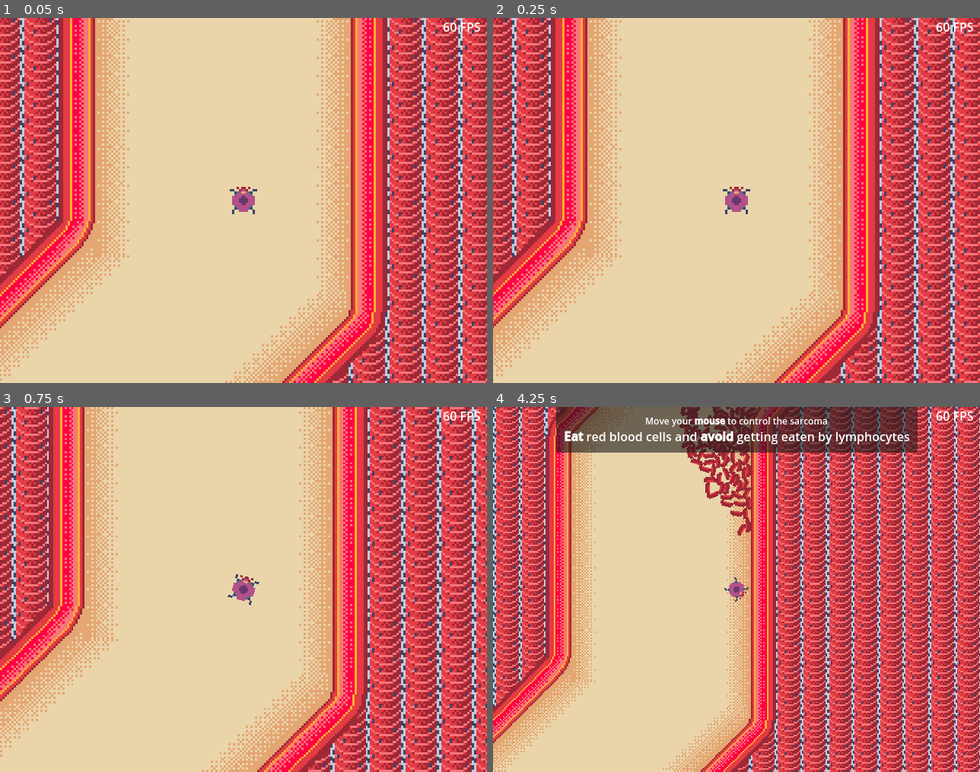
Above: before the commit, frames 1-4 (two rows, left to right).
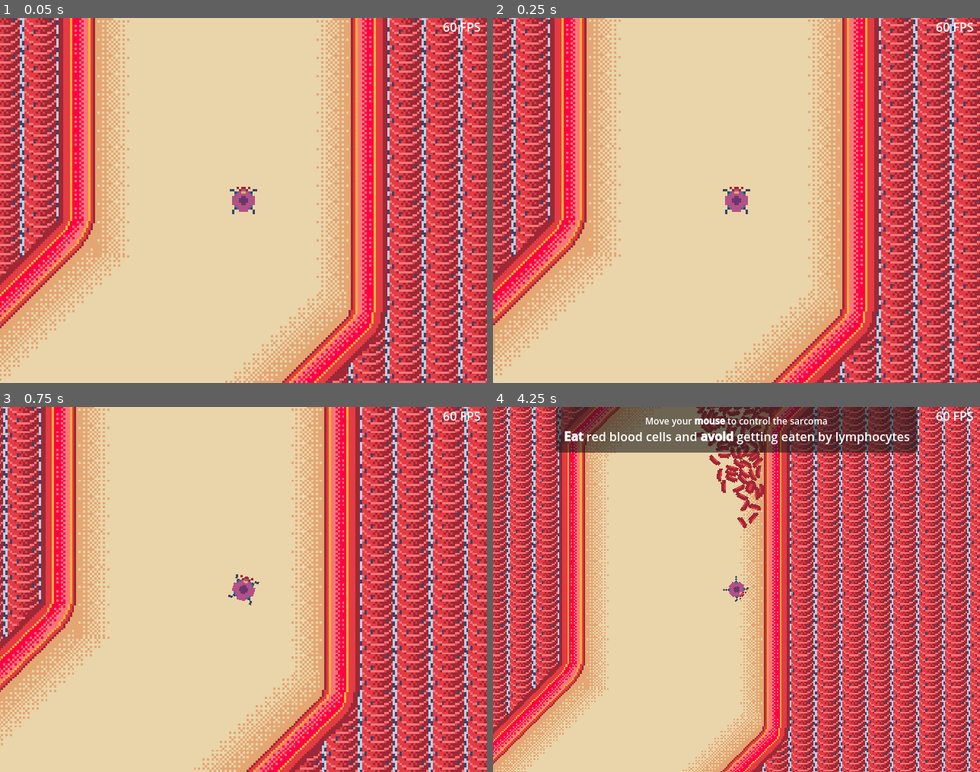
Above: after the commit, the same moments.

Repository: BertrandBordage/Bloody-Sarcoma
Game: Godot game, scene res://level_0.tscn
The game is run twice, just before and just after one commit, with the same random seed, the same clock (stepped at 60 frames per second) and the same inputs.
Inputs (mouse positions are in pixels of both pictures, inside the frame that each line leads up to):
- Up to frame 1 (0.05 s): no input
- Up to frame 2 (0.25 s): no input
- Up to frame 3 (0.75 s): move the mouse to (350, 571) at 0.52 s; click (350, 571) at 0.67 s
- Up to frame 4 (4.25 s): drag from (639, 607) to (751, 593) at 1.27 s; move the mouse to (785, 509) at 2.02 s; click (785, 509) at 2.17 s; drag from (712, 662) to (590, 534) at 2.77 s; move the mouse to (882, 644) at 3.52 s; click (882, 644) at 3.67 s

Frame 1 is identical in both runs. In frame 2, 18% of the frame differs, in the area x 0-100%, y 0-100%; in frame 3, 43%; in frame 4, 61%.

Commit message:
Makes the blood flow more natural.

Diff:
--- a/autoload/Heartbeat.gd
+++ b/autoload/Heartbeat.gd
@@ -7,11 +7,11 @@
 
 func start():
     var pulse_tween = create_tween().set_loops()
-    pulse_tween.tween_property(self, "blood_pressure", 1, 0.25 / beats_per_second)
-    pulse_tween.tween_property(self, "blood_pressure", 0, 0.3125 / beats_per_second)
-    pulse_tween.tween_property(self, "blood_pressure", 0.25, 0.1875 / beats_per_second)
-    pulse_tween.tween_property(self, "blood_pressure", 0, 0.5 / beats_per_second)
+    pulse_tween.tween_property(self, "blood_pressure", 2, 0.25 / beats_per_second)
+    pulse_tween.tween_property(self, "blood_pressure", -1, 0.3125 / beats_per_second)
+    pulse_tween.tween_property(self, "blood_pressure", 1, 0.1875 / beats_per_second)
+    pulse_tween.tween_property(self, "blood_pressure", -1.25, 0.5 / beats_per_second)
     var beats_speed_tween = create_tween().set_loops()
     beats_speed_tween.tween_property(self, "beats_per_second", 0.8, 20)
-    beats_speed_tween.tween_property(self, "beats_per_second", 3, 20)
     beats_speed_tween.tween_property(self, "beats_per_second", 2, 20)
+    beats_speed_tween.tween_property(self, "beats_per_second", 1, 20)
--- a/autoload/SpawnedFlow.gd
+++ b/autoload/SpawnedFlow.gd
@@ -161,12 +161,12 @@
         spawned.rotation = randf_range(-PI, PI)
 
     spawned.linear_velocity = Vector2.UP.rotated(
-        spawn.get_rotation()
-    ) * player_speed * (
+        spawn.get_rotation() + randf_range(-PI/4, PI/4)
+    ) * Heartbeat.blood_pressure * (
         DOWNSTREAM_VELOCITY_MULTIPLIER if downstream
         else UPSTREAM_VELOCITY_MULTIPLIER
     )
-    spawned.angular_velocity = 0.0
+    spawned.angular_velocity = randf() - 0.5
     spawned_this_frame = true
 
 
--- a/playable_cell_cluster.tscn
+++ b/playable_cell_cluster.tscn
@@ -5,7 +5,7 @@
 [ext_resource type="Script" path="res://Help.gd" id="3_pwehu"]
 
 [sub_resource type="RectangleShape2D" id="RectangleShape2D_0i2i1"]
-size = Vector2(288, 240)
+size = Vector2(352, 304)
 
 [node name="PlayableCellCluster" type="Node2D"]
 script = ExtResource("1_0yc8o")
@@ -32,7 +32,7 @@
 
 [node name="SpawnExclusionShape" type="CollisionPolygon2D" parent="Camera2D"]
 unique_name_in_owner = true
-polygon = PackedVector2Array(-128, -104, 128, -104, 128, 104, -128, 104)
+polygon = PackedVector2Array(-144, -120, 144, -120, 144, 120, -144, 120)
 
 [node name="SacrificeUI" type="CanvasLayer" parent="."]
 unique_name_in_owner = true
